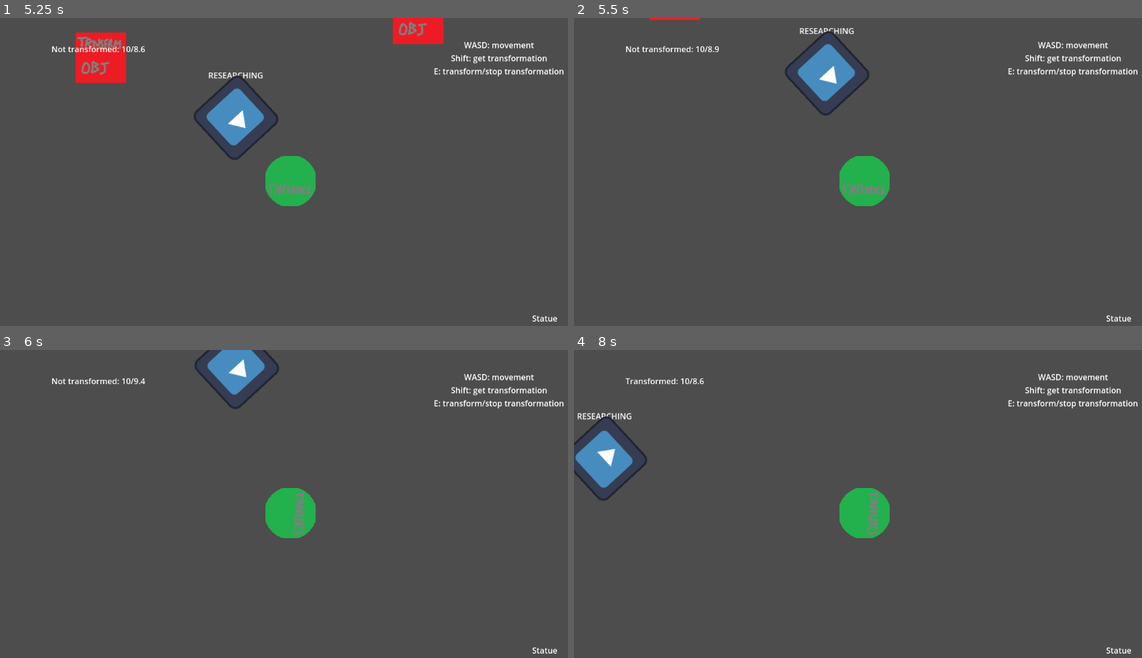
Above: before the commit, frames 1-4 (two rows, left to right).
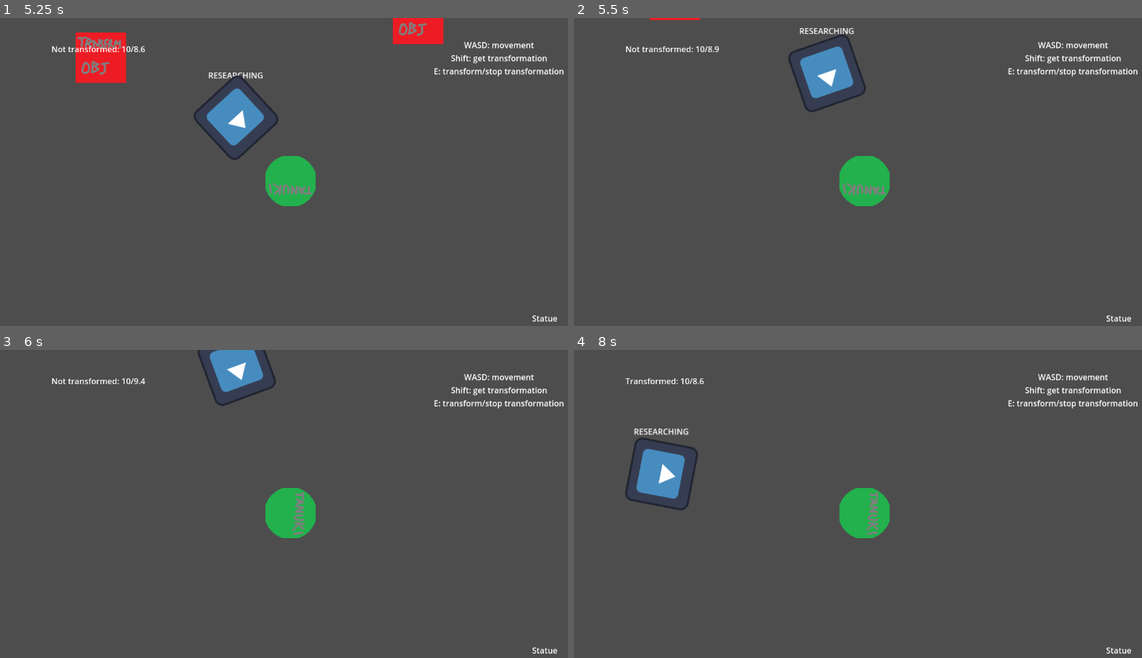
Above: after the commit, the same moments.

Repository: FinalExa/Tanuki
Game: Godot game, scene res://_Scenes/player_transform_test.tscn
Two runs of this game, one before a commit and one after it. Both use one fixed random seed, a clock stepped at 60 frames per second and the inputs below. The engine's default icon, where the game draws it, is replaced by a stand-in: a white triangle on a blue panel in a dark square.
Inputs (mouse positions are in pixels of both pictures, inside the frame that each line leads up to):
- Up to frame 1 (5.25 s): move the mouse to (420, 165) at 0.52 s; hold D (right) 0.53-1.28 s; click (420, 165) at 0.6 s; move the mouse to (176, 196) at 1.27 s; hold S (down) 1.28-2.03 s; tap Shift (interact) at 1.35, 3.6 s; move the mouse to (346, 110) at 2.02 s; hold D (right) 2.03-2.78 s; tap E (transformation) at 2.1, 4.35 s; move the mouse to (261, 245) at 2.77 s; hold W (up) 2.78-3.53 s; click (261, 245) at 2.85 s; move the mouse to (465, 230) at 3.52 s; hold A (left) 3.53-5.03 s; move the mouse to (113, 131) at 4.27 s; move the mouse to (318, 181) at 5.02 s; hold S (down) from 5.03 s (still down); click (318, 181) at 5.1 s
- Up to frame 2 (5.5 s): keep holding S (down)
- Up to frame 3 (6 s): move the mouse to (204, 430) at 5.77 s; release S (down) at 5.78 s; hold D (right) from 5.78 s (still down); tap Shift (interact) at 5.85 s
- Up to frame 4 (8 s): move the mouse to (994, 497) at 6.52 s; release D (right) at 6.53 s; hold W (up) 6.53-7.28 s; tap E (transformation) at 6.6 s; move the mouse to (750, 528) at 7.27 s; hold D (right) from 7.28 s (still down); click (750, 528) at 7.35 s

Frame 1 is identical in both runs. In frame 2, 0.9% of the frame differs, in the area x 37-52%, y 4-32%; in frame 3, 0.6%; in frame 4, 3.0%, in the area x 0-22%, y 20-53%.
Error before the commit: Invalid access to property or key 'buildUpActive' on a base object of type 'null instance'. (res://Enemies/Scripts/BehaviorTree/GuardResearchBuildup.gd:6)

Commit message:
king il push (research multiple raycast working)

Diff:
--- a/Enemies/Scripts/GuardResearch.gd
+++ b/Enemies/Scripts/GuardResearch.gd
@@ -6,7 +6,7 @@
 @export var buildUpDuration: float
 @export var onReturnToCheckAlertValue: float
 @export var objectInterationDistanceThreshold: float
-@export var raycastTargets: Array[Node2D]
+@export var rayTargets: Array[Node2D]
 @export var researchActiveText: String
 var buildUpTimer: float
 var buildUpId: int
@@ -58,10 +58,14 @@
 
 func follow_movable():
 	var space_state = guardController.get_world_2d().direct_space_state
-	var query = PhysicsRayQueryParameters2D.create(guardController.position, researchTarget.global_position)
-	var result = space_state.intersect_ray(query)
-	if (result && result != { }):
-		spotting_operations(result.collider)
+	for i in rayTargets.size():
+		var query = PhysicsRayQueryParameters2D.create(guardController.position, rayTargets[i].global_position)
+		var result = space_state.intersect_ray(query)
+		if (result && result != { }):
+			if (result.collider == researchTarget):
+				spotting_operations(result.collider)
+				return
+	set_buildup(2)
 
 func follow_not_movable():
 	if (guardController.position.distance_to(researchTarget.position) > objectInterationDistanceThreshold):
@@ -74,18 +78,16 @@
 			print("Removed wrong item from zone")
 
 func spotting_operations(trackedObject: Node2D):
-	if (trackedObject != researchTarget):
-		set_buildup(2)
+	guardRotator.setLookingAtPosition(trackedObject.global_position)
+	var distance = guardController.global_position.distance_to(trackedObject.global_position)
+	if (distance >= 0 && distance < researchSpotThreshold):
+		set_buildup(0)
 	else:
-		var distance = guardController.global_position.distance_to(trackedObject.global_position)
-		if (distance >= 0 && distance < researchSpotThreshold):
-			set_buildup(0)
+		if (distance >= researchSpotThreshold && distance < researchFollowThreshold):
+			set_buildup(1)
 		else:
-			if (distance >= researchSpotThreshold && distance < researchFollowThreshold):
-				set_buildup(1)
-			else:
-				if (distance > researchFollowThreshold):
-					set_buildup(2)
+			if (distance > researchFollowThreshold):
+				set_buildup(2)
 
 func set_buildup(id: int):
 	if (buildUpActive == false || (buildUpActive == true && id != buildUpId)):
@@ -118,7 +120,6 @@
 	if (guardController.isInResearch == true):
 		guardRotator.setLookingAtPosition(researchLastPosition + (researchLastDirection * 100))
 
-
 func _on_guard_damaged():
 	if (guardController.isInResearch == true):
 		stop_research()
--- a/Enemies/guard.tscn
+++ b/Enemies/guard.tscn
@@ -51,34 +51,6 @@
 guardStunned = NodePath("../GuardStunned")
 startupDuration = 0.1
 
-[node name="GuardResearch" type="Node2D" parent="." node_paths=PackedStringArray("raycastTargets", "guardController", "guardAlertValue", "guardAlert", "guardPatrol", "guardMovement", "guardRotator", "guardCheck", "guardStunned")]
-script = ExtResource("4_j1yk0")
-researchSpotThreshold = 200.0
-researchFollowThreshold = 700.0
-buildUpDuration = 2.0
-onReturnToCheckAlertValue = 35.0
-objectInterationDistanceThreshold = 200.0
-raycastTargets = [NodePath("Target"), NodePath("Target2"), NodePath("Target3"), NodePath("Target4"), NodePath("Target5")]
-researchActiveText = "RESEARCHING"
-guardController = NodePath("..")
-guardAlertValue = NodePath("../AlertValue")
-guardAlert = NodePath("../GuardAlert")
-guardPatrol = NodePath("../GuardPatrol")
-guardMovement = NodePath("../GuardMovement")
-guardRotator = NodePath("../Rotator")
-guardCheck = NodePath("../Rotator/GuardCheck")
-guardStunned = NodePath("../GuardStunned")
-
-[node name="Target" type="Node2D" parent="GuardResearch"]
-
-[node name="Target2" type="Node2D" parent="GuardResearch"]
-
-[node name="Target3" type="Node2D" parent="GuardResearch"]
-
-[node name="Target4" type="Node2D" parent="GuardResearch"]
-
-[node name="Target5" type="Node2D" parent="GuardResearch"]
-
 [node name="GuardAlert" type="Node" parent="." node_paths=PackedStringArray("guardAlertValue", "guardController", "guardMovement", "guardRotator", "guardResearch", "guardStunned")]
 script = ExtResource("5_t7kgq")
 alertMovementSpeed = 400.0
@@ -91,7 +63,7 @@
 guardController = NodePath("..")
 guardMovement = NodePath("../GuardMovement")
 guardRotator = NodePath("../Rotator")
-guardResearch = NodePath("../GuardResearch")
+guardResearch = NodePath("../Rotator/GuardResearch")
 guardStunned = NodePath("../GuardStunned")
 
 [node name="GuardStunned" type="Node" parent="." node_paths=PackedStringArray("guardController", "guardCheck", "guardMovement", "guardRotator", "guardAlertValue")]
@@ -141,7 +113,7 @@
 rayTargets = [NodePath("RayTargets/Target1"), NodePath("RayTargets/Target2"), NodePath("RayTargets/Target3"), NodePath("RayTargets/Target4"), NodePath("RayTargets/Target5")]
 guardController = NodePath("../..")
 guardAlertValue = NodePath("../../AlertValue")
-guardResearch = NodePath("../../GuardResearch")
+guardResearch = NodePath("../GuardResearch")
 guardAlert = NodePath("../../GuardAlert")
 guardPatrol = NodePath("../../GuardPatrol")
 guardStunned = NodePath("../../GuardStunned")
@@ -173,76 +145,109 @@
 position = Vector2(95.999, 408)
 rotation = -3.14159
 
+[node name="GuardResearch" type="Node2D" parent="Rotator" node_paths=PackedStringArray("rayTargets", "guardController", "guardAlertValue", "guardAlert", "guardPatrol", "guardMovement", "guardRotator", "guardCheck", "guardStunned")]
+script = ExtResource("4_j1yk0")
+researchSpotThreshold = 200.0
+researchFollowThreshold = 700.0
+buildUpDuration = 2.0
+onReturnToCheckAlertValue = 35.0
+objectInterationDistanceThreshold = 200.0
+rayTargets = [NodePath("Target"), NodePath("Target2"), NodePath("Target3"), NodePath("Target4"), NodePath("Target5")]
+researchActiveText = "RESEARCHING"
+guardController = NodePath("../..")
+guardAlertValue = NodePath("../../AlertValue")
+guardAlert = NodePath("../../GuardAlert")
+guardPatrol = NodePath("../../GuardPatrol")
+guardMovement = NodePath("../../GuardMovement")
+guardRotator = NodePath("..")
+guardCheck = NodePath("../GuardCheck")
+guardStunned = NodePath("../../GuardStunned")
+
+[node name="Target" type="Node2D" parent="Rotator/GuardResearch"]
+position = Vector2(-152, -592)
+
+[node name="Target2" type="Node2D" parent="Rotator/GuardResearch"]
+position = Vector2(168, -592)
+
+[node name="Target3" type="Node2D" parent="Rotator/GuardResearch"]
+position = Vector2(-72, -592)
+
+[node name="Target4" type="Node2D" parent="Rotator/GuardResearch"]
+position = Vector2(88, -592)
+
+[node name="Target5" type="Node2D" parent="Rotator/GuardResearch"]
+position = Vector2(8, -592)
+
 [node name="BehaviorTree" type="Node" parent="." node_paths=PackedStringArray("root")]
 script = ExtResource("10_ixflf")
 root = NodePath("Sequence")
 
 [node name="Sequence" type="Node" parent="BehaviorTree" node_paths=PackedStringArray("children")]
 script = ExtResource("11_hsu07")
-children = [NodePath("Selector"), NodePath("Selector2"), NodePath("Selector3"), NodePath("Selector4")]
-
-[node name="Selector" type="Node" parent="BehaviorTree/Sequence" node_paths=PackedStringArray("children")]
+children = [NodePath("SelectorStunned"), NodePath("SelectorAlert"), NodePath("SelectorResearch"), NodePath("SelectorCheck")]
+
+[node name="SelectorStunned" type="Node" parent="BehaviorTree/Sequence" node_paths=PackedStringArray("children")]
 script = ExtResource("12_6su2y")
 children = [NodePath("GuardIsInStun"), NodePath("GuardStunnedTimer")]
 
-[node name="GuardIsInStun" type="Node" parent="BehaviorTree/Sequence/Selector" node_paths=PackedStringArray("guardController")]
+[node name="GuardIsInStun" type="Node" parent="BehaviorTree/Sequence/SelectorStunned" node_paths=PackedStringArray("guardController")]
 script = ExtResource("14_v1743")
 guardController = NodePath("../../../..")
 
-[node name="GuardStunnedTimer" type="Node" parent="BehaviorTree/Sequence/Selector" node_paths=PackedStringArray("guardStunned", "guardController")]
+[node name="GuardStunnedTimer" type="Node" parent="BehaviorTree/Sequence/SelectorStunned" node_paths=PackedStringArray("guardStunned", "guardController")]
 script = ExtResource("15_ky3fu")
 guardStunned = NodePath("../../../../GuardStunned")
 guardController = NodePath("../../../..")
 
-[node name="Selector2" type="Node" parent="BehaviorTree/Sequence" node_paths=PackedStringArray("children")]
+[node name="SelectorAlert" type="Node" parent="BehaviorTree/Sequence" node_paths=PackedStringArray("children")]
 script = ExtResource("12_6su2y")
 children = [NodePath("GuardIsInAlert"), NodePath("Sequence")]
 
-[node name="GuardIsInAlert" type="Node" parent="BehaviorTree/Sequence/Selector2" node_paths=PackedStringArray("guardController")]
+[node name="GuardIsInAlert" type="Node" parent="BehaviorTree/Sequence/SelectorAlert" node_paths=PackedStringArray("guardController")]
 script = ExtResource("13_ymqa5")
 guardController = NodePath("../../../..")
 
-[node name="Sequence" type="Node" parent="BehaviorTree/Sequence/Selector2" node_paths=PackedStringArray("children")]
+[node name="Sequence" type="Node" parent="BehaviorTree/Sequence/SelectorAlert" node_paths=PackedStringArray("children")]
 script = ExtResource("11_hsu07")
 children = [NodePath("GuardAlertPreChase"), NodePath("GuardAlertTargetNotSeen"), NodePath("GuardAlertCatchPreparation")]
 
-[node name="GuardAlertPreChase" type="Node" parent="BehaviorTree/Sequence/Selector2/Sequence" node_paths=PackedStringArray("guardAlert", "guardController")]
+[node name="GuardAlertPreChase" type="Node" parent="BehaviorTree/Sequence/SelectorAlert/Sequence" node_paths=PackedStringArray("guardAlert", "guardController")]
 script = ExtResource("14_upctj")
 guardAlert = NodePath("../../../../../GuardAlert")
 guardController = NodePath("../../../../..")
 
-[node name="GuardAlertTargetNotSeen" type="Node" parent="BehaviorTree/Sequence/Selector2/Sequence" node_paths=PackedStringArray("guardAlert", "guardController")]
+[node name="GuardAlertTargetNotSeen" type="Node" parent="BehaviorTree/Sequence/SelectorAlert/Sequence" node_paths=PackedStringArray("guardAlert", "guardController")]
 script = ExtResource("15_smfg7")
 guardAlert = NodePath("../../../../../GuardAlert")
 guardController = NodePath("../../../../..")
 
-[node name="GuardAlertCatchPreparation" type="Node" parent="BehaviorTree/Sequence/Selector2/Sequence" node_paths=PackedStringArray("guardAlert", "guardController")]
+[node name="GuardAlertCatchPreparation" type="Node" parent="BehaviorTree/Sequence/SelectorAlert/Sequence" node_paths=PackedStringArray("guardAlert", "guardController")]
 script = ExtResource("16_8kh41")
 guardAlert = NodePath("../../../../../GuardAlert")
 guardController = NodePath("../../../../..")
 
-[node name="Selector3" type="Node" parent="BehaviorTree/Sequence" node_paths=PackedStringArray("children")]
+[node name="SelectorResearch" type="Node" parent="BehaviorTree/Sequence" node_paths=PackedStringArray("children")]
 script = ExtResource("12_6su2y")
 children = [NodePath("GuardIsInResearch"), NodePath("GuardResearchBuildup")]
 
-[node name="GuardIsInResearch" type="Node" parent="BehaviorTree/Sequence/Selector3" node_paths=PackedStringArray("guardController")]
+[node name="GuardIsInResearch" type="Node" parent="BehaviorTree/Sequence/SelectorResearch" node_paths=PackedStringArray("guardController")]
 script = ExtResource("17_5me30")
 guardController = NodePath("../../../..")
 
-[node name="GuardResearchBuildup" type="Node" parent="BehaviorTree/Sequence/Selector3" node_paths=PackedStringArray("guardResearch", "guardController")]
+[node name="GuardResearchBuildup" type="Node" parent="BehaviorTree/Sequence/SelectorResearch" node_paths=PackedStringArray("guardResearch", "guardController")]
 script = ExtResource("18_f81km")
-guardResearch = NodePath("")
-guardController = NodePath("../../../..")
-
-[node name="Selector4" type="Node" parent="BehaviorTree/Sequence" node_paths=PackedStringArray("children")]
+guardResearch = NodePath("../../../../Rotator/GuardResearch")
+guardController = NodePath("../../../..")
+
+[node name="SelectorCheck" type="Node" parent="BehaviorTree/Sequence" node_paths=PackedStringArray("children")]
 script = ExtResource("12_6su2y")
 children = [NodePath("GuardIsInCheck"), NodePath("GuardCheckReduction")]
 
-[node name="GuardIsInCheck" type="Node" parent="BehaviorTree/Sequence/Selector4" node_paths=PackedStringArray("guardController")]
+[node name="GuardIsInCheck" type="Node" parent="BehaviorTree/Sequence/SelectorCheck" node_paths=PackedStringArray("guardController")]
 script = ExtResource("19_fuxqg")
 guardController = NodePath("../../../..")
 
-[node name="GuardCheckReduction" type="Node" parent="BehaviorTree/Sequence/Selector4" node_paths=PackedStringArray("guardCheck", "guardController")]
+[node name="GuardCheckReduction" type="Node" parent="BehaviorTree/Sequence/SelectorCheck" node_paths=PackedStringArray("guardCheck", "guardController")]
 script = ExtResource("20_n2nbb")
 guardCheck = NodePath("../../../../Rotator/GuardCheck")
 guardController = NodePath("../../../..")
